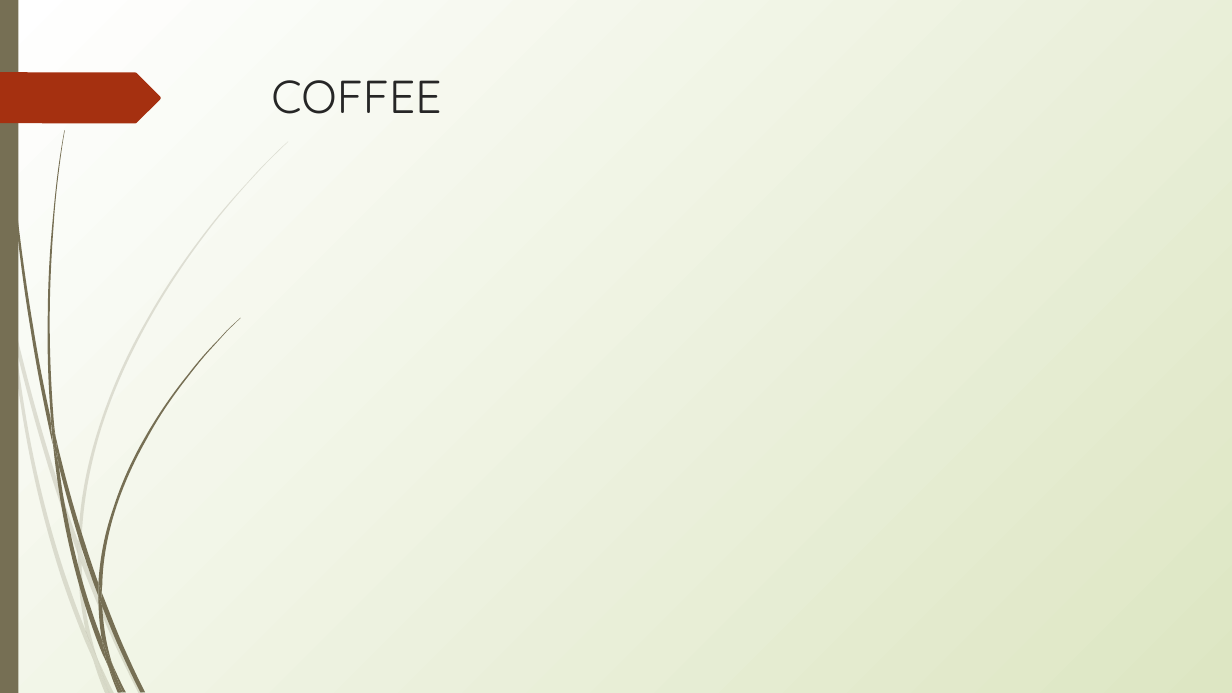
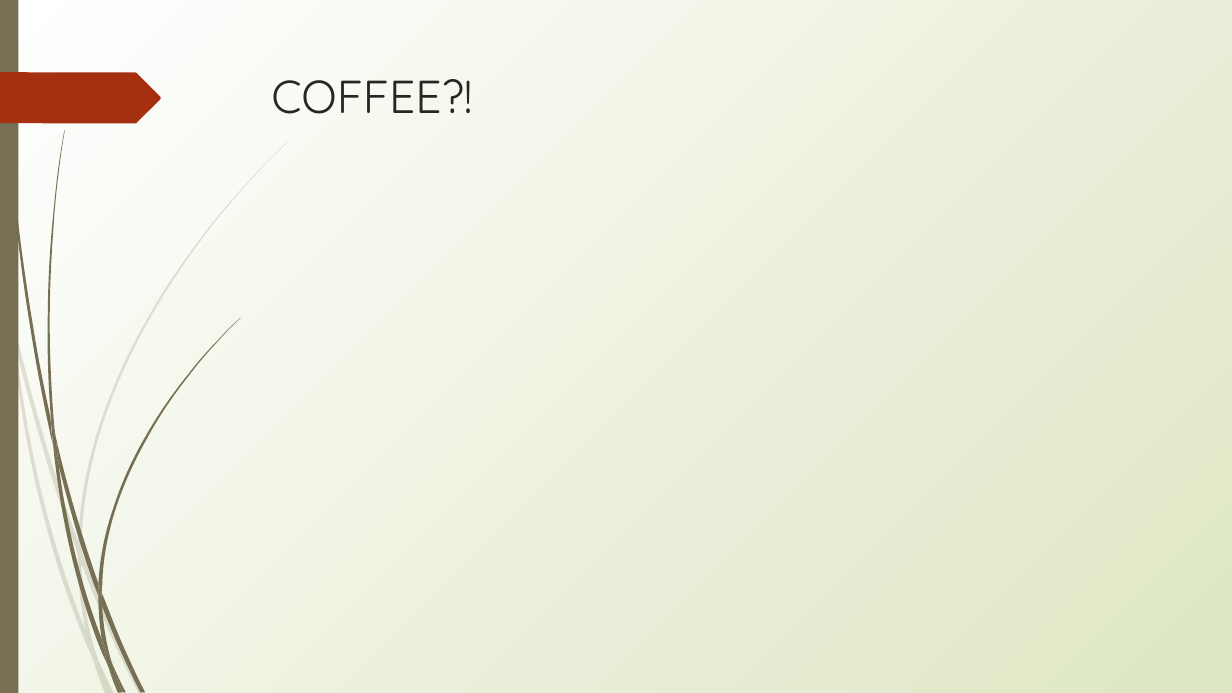
Before and after one commit to erynmcfarlane/GraduateStatsClass, a slide deck: slide 29 of Lecture2_v1.pptx (slide 20 before the commit). Drawn at 1232x693 pixels with LibreOffice and Linux fonts; fonts in the diff are those of the drawing. Boxes give left, top, right and bottom in pixels: in the first picture for what was removed or moved away, otherwise in the second. Text is boxed around its words. In the diff, an @@ line names an element or a change of style, - is before the commit and + after.

```diff
--- a/Lecture2_v1.pptx
+++ b/Lecture2_v1.pptx
@@ title at (x1=271, y1=79, x2=472, y2=114): text changed @@
-COFFEE
+COFFEE?!
```
Also in this commit, not shown: 1 other slide changed, 9 slides added.
